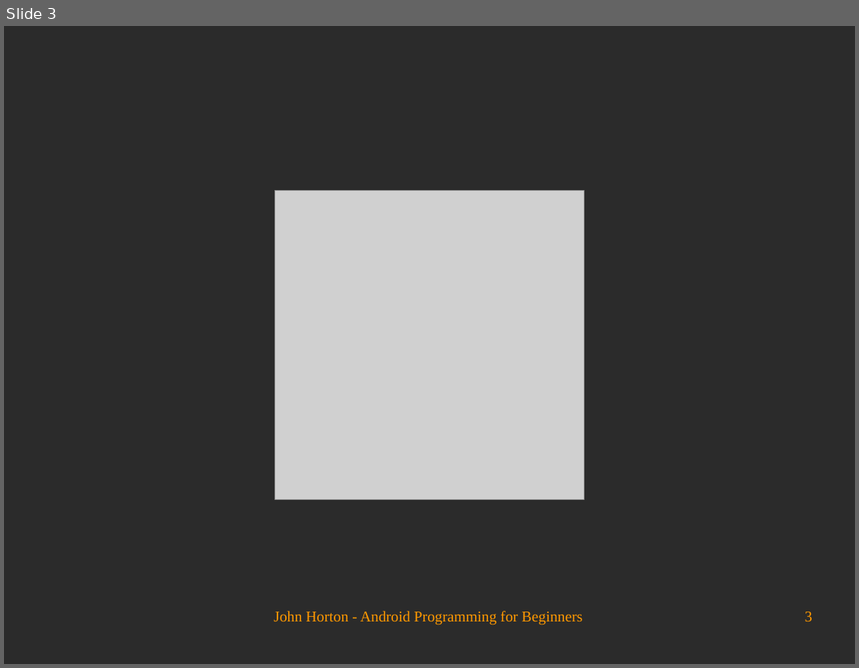
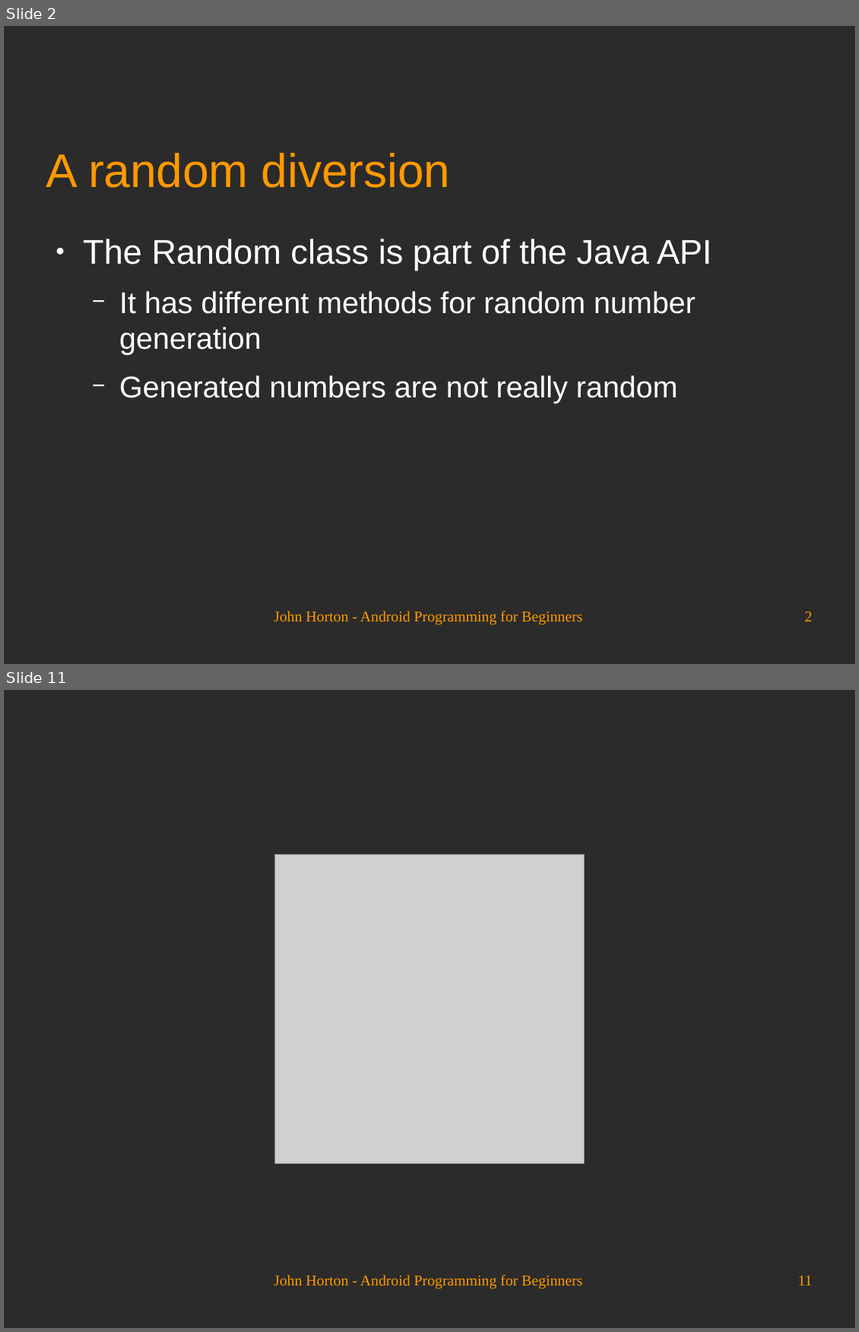
Before and after one commit to Academy-Soft-Intellect/Android-Programming-for-Beginners, a slide deck: 13_Handling_and_Displaying_Arrays_of_Data.odp. Shown one above the other, each under a label of ours: slide 3 before the commit, slides 2 and 11 after it; the slides between them are not shown. The pictures are 859x668 and 859x1332 pixels, drawn with LibreOffice and Linux fonts; fonts in the diff are those of the drawing; grey boxes stand for pictures; background and template pictures are left out; a plain dark background stands for a picture behind light text. Boxes give left, top, right and bottom in pixels: in the first picture for what was removed or moved away, otherwise in the second. Text is boxed around its words. In the diff, an @@ line names an element or a change of style, - is before the commit and + after.

```diff
--- a/13_Handling_and_Displaying_Arrays_of_Data.odp
+++ b/13_Handling_and_Displaying_Arrays_of_Data.odp
@@ slide 2 added at [4,26,855,664], background picture (left out) @@
@@ title added at [47,153,450,188], 44 pt, text #FF9900 @@
+A random diversion
@@ text added at [83,239,712,403], 28 pt, text #FFFFFF @@
+● The Random class is part of the Java API
+  − It has different methods for random number generation
+  − Generated numbers are not really random
@@ text added at [274,611,582,626], 14 pt, text #FF9900 @@
+John Horton - Android Programming for Beginners
@@ page number added at [805,612,813,622], 14 pt, text #FF9900 @@
+2
@@ what was slide 3 is now slide 11 @@
@@ page number at [798,1276,813,1286]: text changed @@
-3
+11
```
Also in this commit, not shown: 2 slides changed, 7 other slides added.
